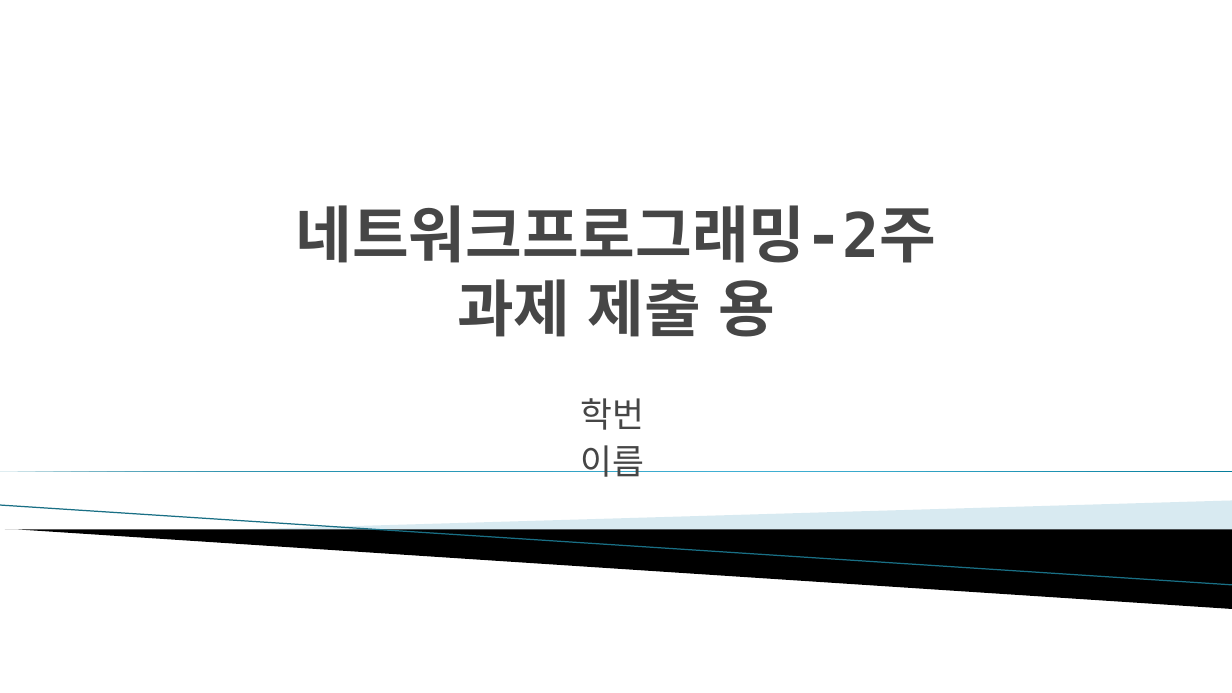
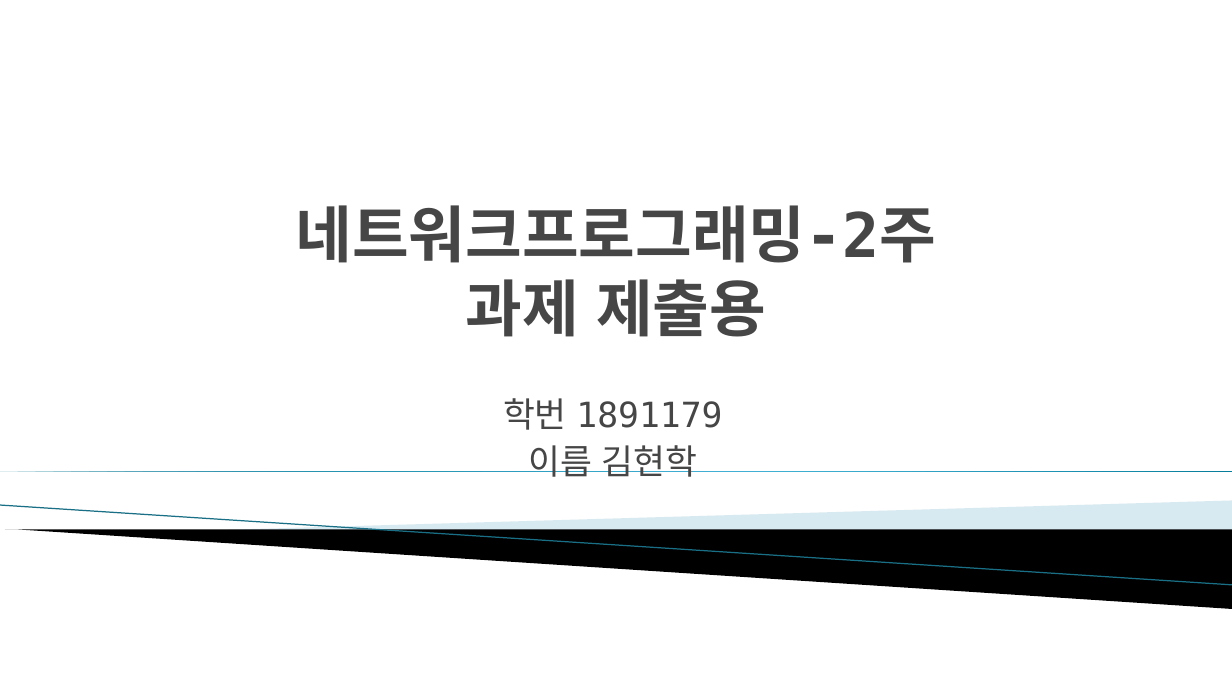
Before and after one commit to ooMia/2022-2, a slide deck: slide 1 of Network_Programming/02/과제/NetP-02-2-과제-제출용.pptx. Drawn at 1232x693 pixels with LibreOffice and Linux fonts; fonts in the diff are those of the drawing; background and template pictures are left out. Boxes give left, top, right and bottom in pixels: in the first picture for what was removed or moved away, otherwise in the second. Text is boxed around its words. In the diff, an @@ line names an element or a change of style, - is before the commit and + after.

```diff
--- a/Network_Programming/02/과제/NetP-02-2-과제-제출용.pptx
+++ b/Network_Programming/02/과제/NetP-02-2-과제-제출용.pptx
@@ title at (296,205,937,337): spaces changed @@
-네트워크프로그래밍-2주
-과제 제출 용
+네트워크프로그래밍-2주
+과제 제출용
@@ subtitle at (503,398,722,477): text changed @@
-학번
-이름
+학번 1891179
+이름 김현학
```
Also in this commit, not shown: 2 other slides changed, 7 other files.
